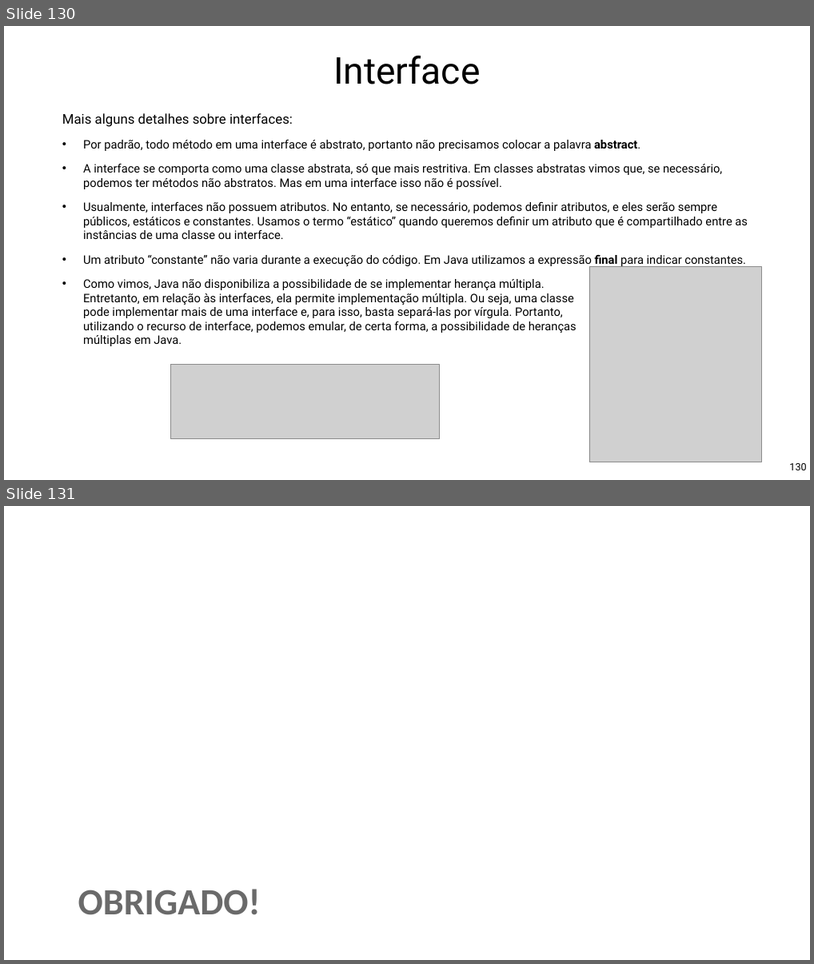
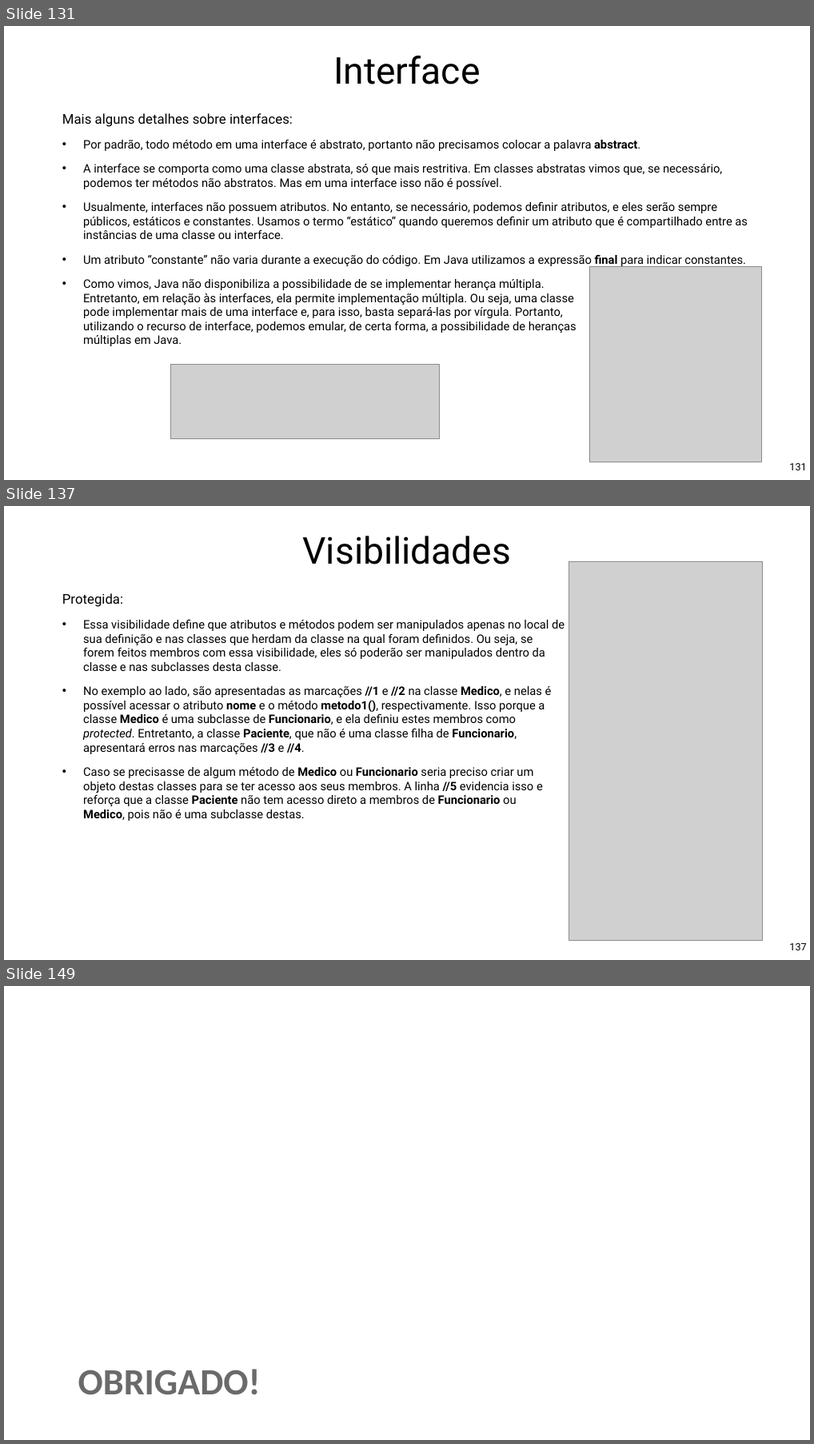
Before and after one commit to Pedrorocha13/2021.1-progoo, a slide deck: materiais/slides.pptx. Shown one above the other, each under a label of ours: slides 130 and 131 before the commit, slides 131, 137 and 149 after it; the slides between them are not shown. The pictures are 814x964 and 814x1444 pixels, drawn with LibreOffice and Linux fonts; fonts in the diff are those of the drawing; grey boxes stand for pictures; background and template pictures are left out. Boxes give left, top, right and bottom in pixels: in the first picture for what was removed or moved away, otherwise in the second. Text is boxed around its words. In the diff, an @@ line names an element or a change of style, - is before the commit and + after.

Commit message:
Consertado projeto de exemplo

```diff
--- a/materiais/slides.pptx
+++ b/materiais/slides.pptx
@@ slide 137 added at box(4, 506, 810, 960), background picture (left out) @@
@@ title added at box(303, 536, 512, 564), 88 pt, text #000000 @@
+Visibilidades
@@ picture added at box(569, 562, 762, 940) @@
@@ text added at box(62, 593, 565, 820), 28 pt, text #000000 @@
+Protegida:
+  • Essa visibilidade define que atributos e métodos podem ser manipulados apenas no local de
+    sua definição e nas classes que herdam da classe na qual foram definidos. Ou seja, se
+    forem feitos membros com essa visibilidade, eles só poderão ser manipulados dentro da
+    classe e nas subclasses desta classe.
+  • No exemplo ao lado, são apresentadas as marcações //1 e //2 na classe Medico, e nelas é
+    possível acessar o atributo nome e o método metodo1(), respectivamente. Isso porque a
+    classe Medico é uma subclasse de Funcionario, e ela definiu estes membros como
+    protected. Entretanto, a classe Paciente, que não é uma classe filha de Funcionario,
+    apresentará erros nas marcações //3 e //4.
+  • Caso se precisasse de algum método de Medico ou Funcionario seria preciso criar um
+    objeto destas classes para se ter acesso aos seus membros. A linha //5 evidencia isso e
+    reforça que a classe Paciente não tem acesso direto a membros de Funcionario ou
+    Medico, pois não é uma subclasse destas.
@@ page number added at box(790, 943, 806, 950), 24 pt, text #000000 @@
+137
@@ what was slide 130 is now slide 131 @@
@@ page number at box(790, 463, 806, 470): text changed @@
-130
+131
@@ what was slide 131 is now slide 149 @@
```
Also in this commit, not shown: 17 other slides added, 51 other files.
